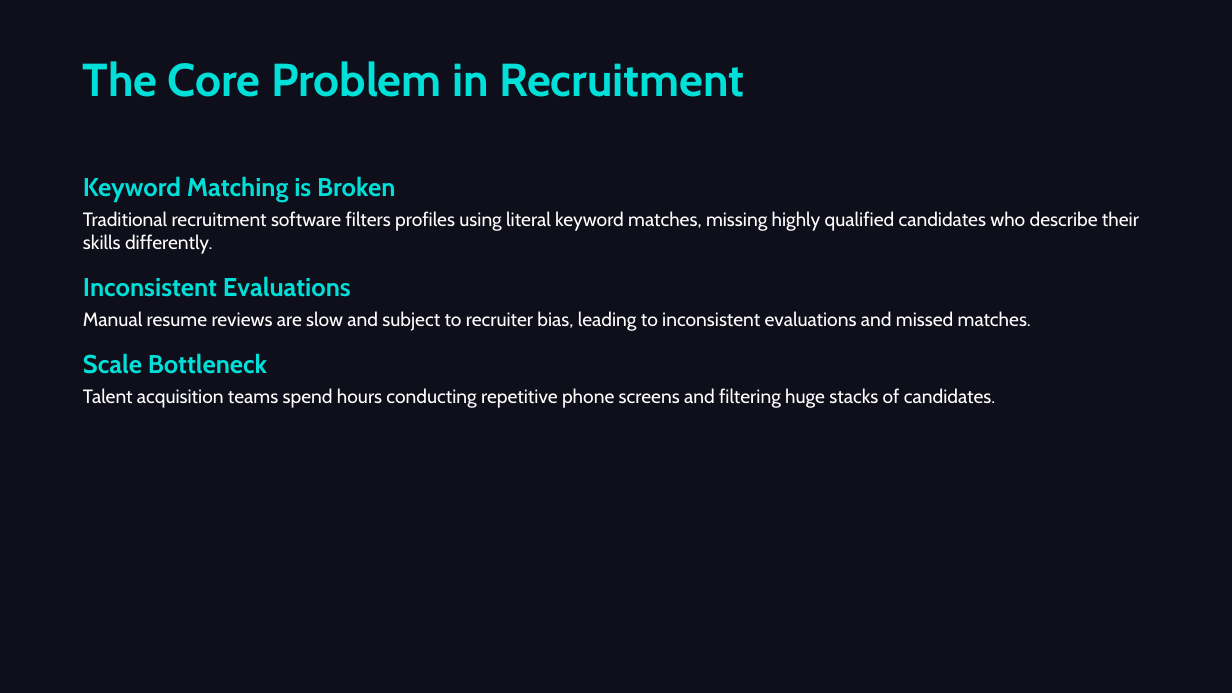
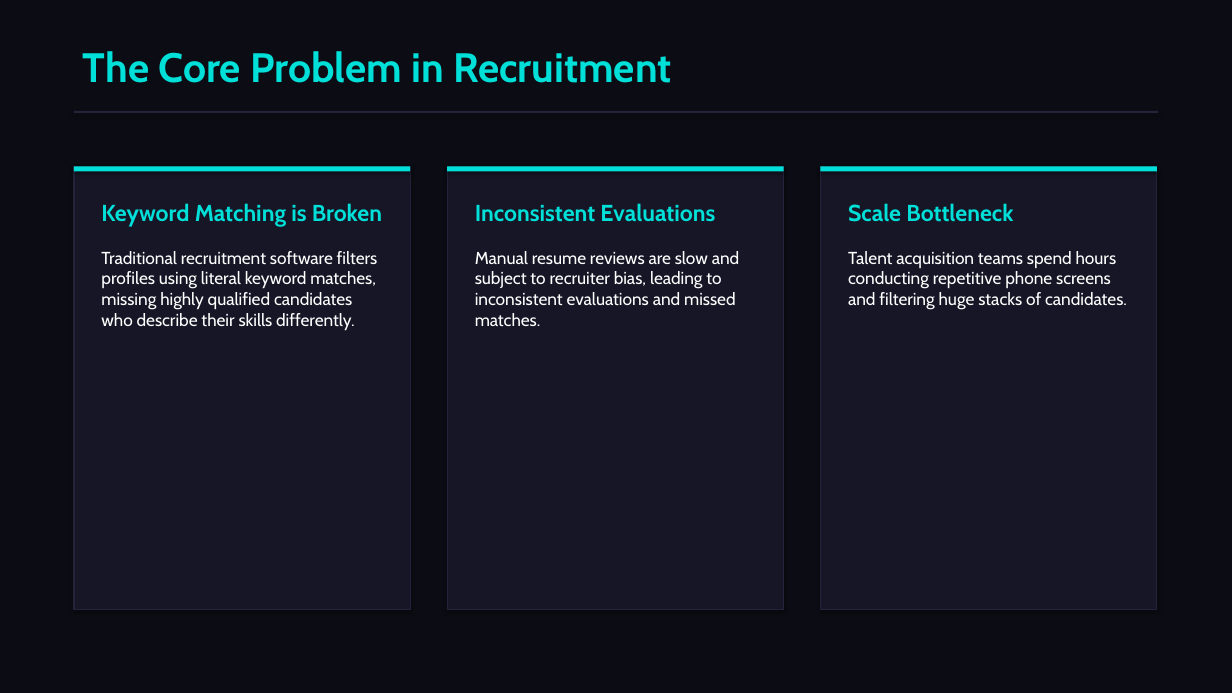
Before and after one commit to saniapaul441-hub/AI-recruiter, a slide deck: slide 2 of AI_Recruiter_Presentation.pptx. Drawn at 1232x693 pixels with LibreOffice and Linux fonts; fonts in the diff are those of the drawing. Boxes give left, top, right and bottom in pixels: in the first picture for what was removed or moved away, otherwise in the second. Text is boxed around its words. In the diff, an @@ line names an element or a change of style, - is before the commit and + after.

Commit message:
Optimize PPTX structure with premium card layouts, columns, and grid styling

```diff
--- a/AI_Recruiter_Presentation.pptx
+++ b/AI_Recruiter_Presentation.pptx
@@ background #0F0F1B to #0C0C14 @@
@@ text "The Core Problem in Recruitment": place and size @@
-text "The Core Problem in Recruitment" at (83, 61, 745, 97)
+text "The Core Problem in Recruitment" at (83, 51, 672, 83)
@@ text "The Core Problem in Recruitment" at (83, 51, 672, 83): size 36 to 32 pt @@
@@ rectangle added at (74, 111, 1158, 113), fill #23233C @@
@@ rectangle added at (74, 166, 410, 610), fill #161626, outline #23233C 1 pt @@
@@ rectangle added at (74, 166, 410, 172), fill #00DFD8 @@
@@ text at (83, 176, 1139, 254): paragraphs removed @@
-Keyword Matching is Broken
-Traditional recruitment software filters profiles using literal keyword matches, missing highly qualified candidates who describe their skills differently.
@@ rectangle added at (447, 166, 784, 610), fill #161626, outline #23233C 1 pt @@
@@ rectangle added at (447, 166, 784, 172), fill #00DFD8 @@
@@ rectangle added at (821, 166, 1157, 610), fill #161626, outline #23233C 1 pt @@
@@ rectangle added at (821, 166, 1157, 172), fill #00DFD8 @@
@@ text added at (101, 203, 382, 331), 13.5 pt, text #FFFFFF @@
+Keyword Matching is Broken
+Traditional recruitment software filters profiles using literal keyword matches, missing highly qualified candidates who describe their skills differently.
@@ text "Inconsistent Evaluations": place and size @@
-text "Inconsistent Evaluations" at (83, 176, 1139, 408)
+text "Inconsistent Evaluations" at (475, 203, 739, 326)
@@ text "Inconsistent Evaluations" at (475, 203, 739, 326): size 20 to 18 pt in "Inconsistent Evaluations"; size 15 to 13.5 pt in "Manual resume reviews are slow and subject ..."; less space between paragraphs @@
@@ text added at (848, 203, 1127, 310), 13.5 pt, text #FFFFFF @@
+Scale Bottleneck
+Talent acquisition teams spend hours conducting repetitive phone screens and filtering huge stacks of candidates.
@@ text at (83, 353, 995, 408): paragraphs removed @@
-Scale Bottleneck
-Talent acquisition teams spend hours conducting repetitive phone screens and filtering huge stacks of candidates.
```
Also in this commit, not shown: 9 other slides changed, 1 other file.
